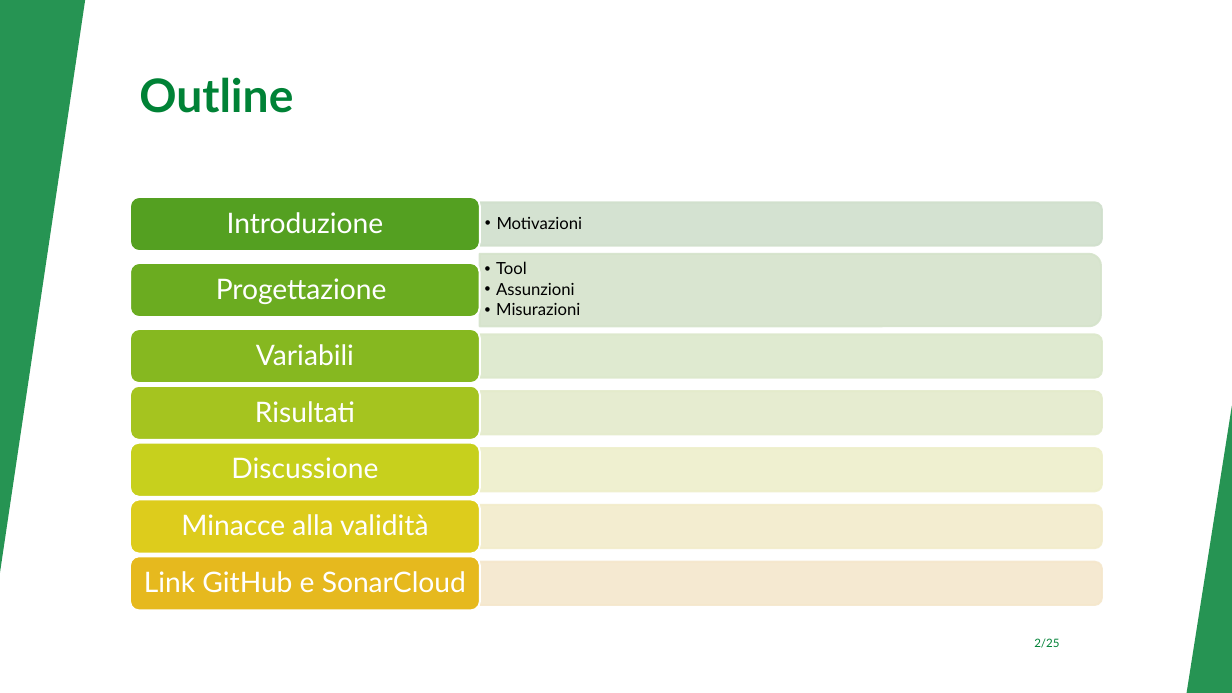
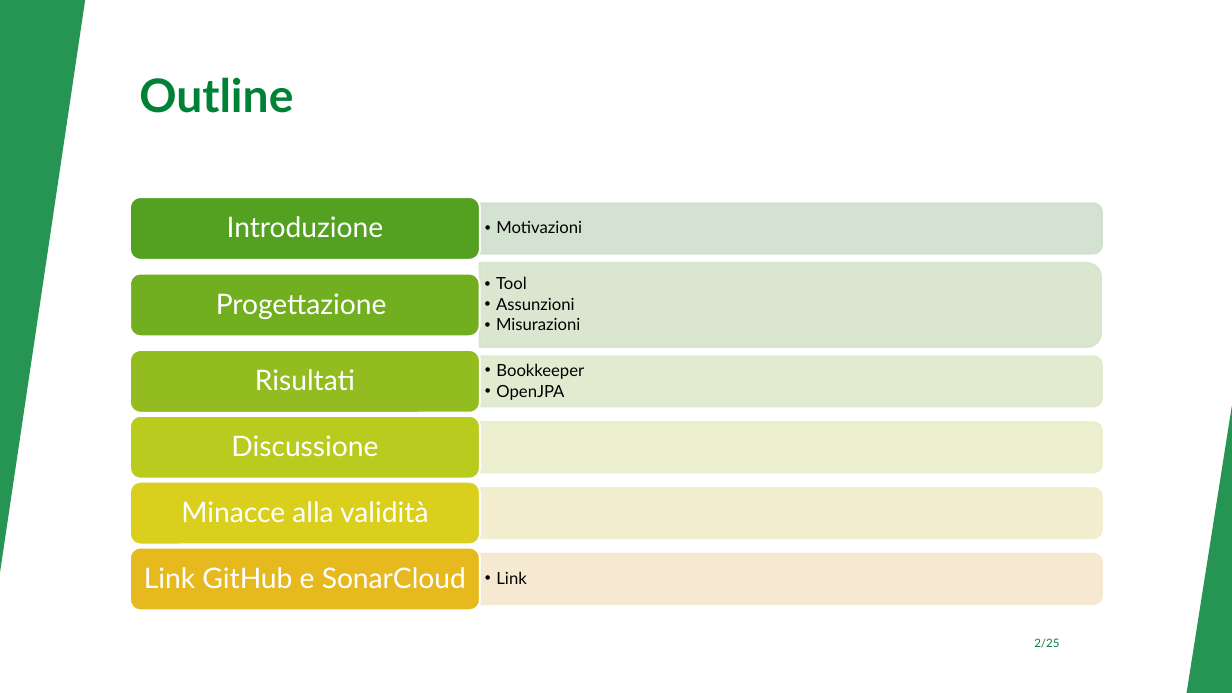
Before and after one commit to Simone-Staccone/ISW2_software_metrics, a slide deck: slide 2 of Presentazione.pptx. Drawn at 1232x693 pixels with LibreOffice and Linux fonts; fonts in the diff are those of the drawing. Boxes give left, top, right and bottom in pixels: in the first picture for what was removed or moved away, otherwise in the second. Text is boxed around its words. In the diff, an @@ line names an element or a change of style, - is before the commit and + after.

```diff
--- a/Presentazione.pptx
+++ b/Presentazione.pptx
@@ rounded rectangle: place and size @@
-rounded rectangle at [130,197,481,251]
+rounded rectangle at [130,197,481,260]
@@ text "Introduzione": place and size @@
-text "Introduzione" at [227,212,384,233]
+text "Introduzione" at [227,216,384,237]
@@ text "Motivazioni": place and size @@
-text "Motivazioni" at [497,217,583,229]
+text "Motivazioni" at [496,221,582,233]
@@ round same rect: place and size @@
-round same rect at [481,202,1103,246]
+round same rect at [480,204,1102,254]
@@ text "Tool": place and size @@
-text "Tool" at [496,261,580,315]
+text "Tool" at [496,276,580,330]
@@ round same rect: place and size @@
-round same rect at [479,255,1101,327]
+round same rect at [480,263,1102,348]
@@ round same rect at [480,263,1102,348]: fill #D6E4CC at 90% opacity to #D7E4CC at 90% opacity; outline #D6E4CC 1.5 pt to #D7E4CC 1.5 pt @@
@@ rounded rectangle: place and size @@
-rounded rectangle at [130,263,480,318]
+rounded rectangle at [130,274,480,336]
@@ rounded rectangle at [130,274,480,336]: fill #6BAC20 to #71AE20 @@
@@ text "Progettazione": place and size @@
-text "Progettazione" at [216,278,387,304]
+text "Progettazione" at [216,293,387,319]
@@ rounded rectangle: place and size @@
-rounded rectangle at [130,329,481,384]
+rounded rectangle at [130,350,481,413]
@@ rounded rectangle at [130,350,481,413]: fill #86B820 to #92BC1F @@
@@ text "Risultati": place and size @@
-text "Risultati" at [255,401,355,423]
+text "Risultati" at [255,369,355,391]
@@ text removed at [256,344,354,365] @@
-Variabili
@@ round same rect: place and size @@
-round same rect at [481,335,1103,378]
+round same rect at [480,356,1102,406]
@@ round same rect at [480,356,1102,406]: fill #DCE8CC at 90% opacity to #DFE9CC at 90% opacity; outline #DCE8CC 1.5 pt to #DFE9CC 1.5 pt @@
@@ rounded rectangle removed at [130,386,481,441] @@
@@ text added at [496,363,584,400], 13 pt, text #000000 @@
+  • Bookkeeper
+  • OpenJPA
@@ rounded rectangle: place and size @@
-rounded rectangle at [130,443,481,497]
+rounded rectangle at [130,416,481,479]
@@ rounded rectangle at [130,416,481,479]: fill #C7D01D to #B9CB1E @@
@@ text "Discussione": place and size @@
-text "Discussione" at [231,457,378,479]
+text "Discussione" at [231,435,378,457]
@@ round same rect removed at [481,391,1103,434] @@
@@ round same rect: place and size @@
-round same rect at [481,448,1103,492]
+round same rect at [480,422,1102,472]
@@ round same rect at [480,422,1102,472]: fill #EEEFCC at 90% opacity to #EAEECC at 90% opacity; outline #EEEFCC 1.5 pt to #EAEECC 1.5 pt @@
@@ rounded rectangle: place and size @@
-rounded rectangle at [130,500,481,555]
+rounded rectangle at [130,482,481,544]
@@ rounded rectangle at [130,482,481,544]: fill #DDCC1C to #DACF1C @@
@@ text "Minacce alla validità": place and size @@
-text "Minacce alla validità" at [181,514,428,536]
+text "Minacce alla validità" at [181,501,428,523]
@@ round same rect: place and size @@
-round same rect at [481,505,1103,548]
+round same rect at [480,488,1102,538]
@@ round same rect at [480,488,1102,538]: fill #F2ECCC at 90% opacity to #F2EDCC at 90% opacity; outline #F2ECCC 1.5 pt to #F2EDCC 1.5 pt @@
@@ rounded rectangle: place and size @@
-rounded rectangle at [130,556,481,611]
+rounded rectangle at [130,548,481,611]
@@ text "Link GitHub e SonarCloud": place and size @@
-text "Link GitHub e SonarCloud" at [144,571,466,593]
+text "Link GitHub e SonarCloud" at [144,567,466,589]
@@ round same rect: place and size @@
-round same rect at [481,562,1103,605]
+round same rect at [480,554,1102,604]
@@ text added at [496,571,526,584], 13 pt, text #000000 @@
+  • Link
```
Also in this commit, not shown: 3 other slides changed, 16 slides added, 16 slides removed, 4 other files.
